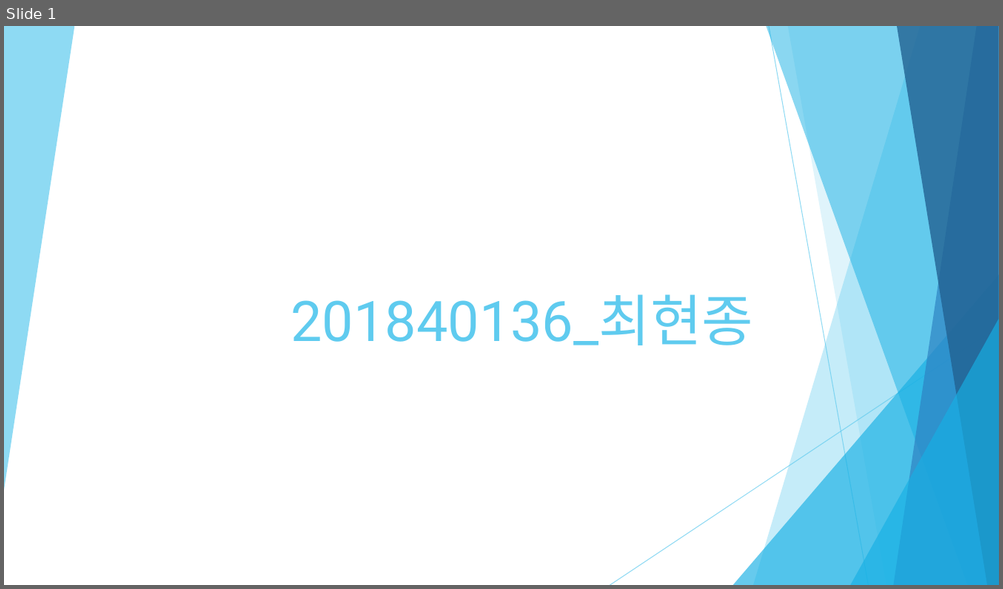
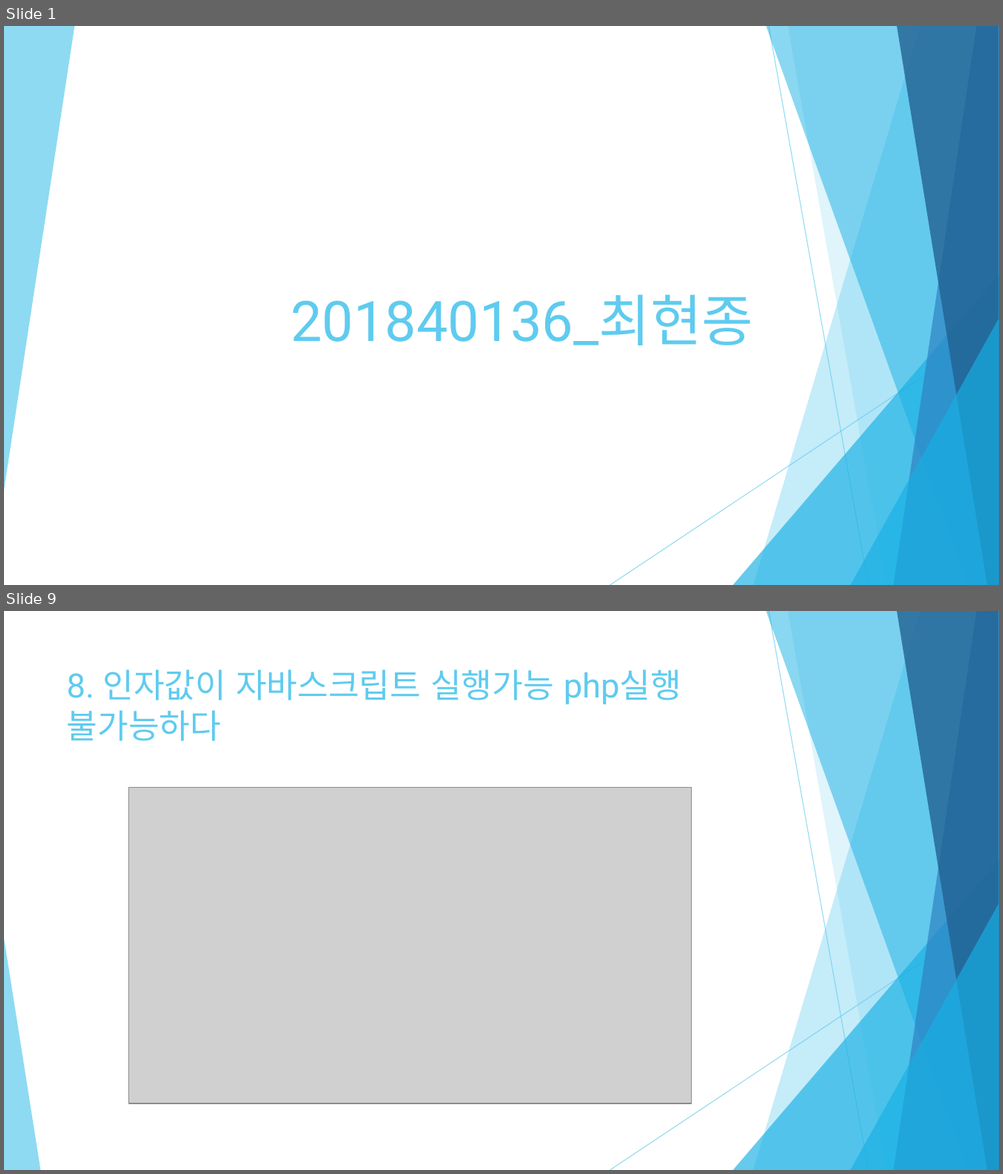
Before and after one commit to Meojong/php_201840136, a slide deck: 201840136_최현종_PHP_2주차.pptx. Shown one above the other, each under a label of ours: slide 1 before the commit, slides 1 and 9 after it; the slides between them are not shown. The pictures are 1003x589 and 1003x1174 pixels, drawn with LibreOffice and Linux fonts; fonts in the diff are those of the drawing; grey boxes stand for pictures. Boxes give left, top, right and bottom in pixels: in the first picture for what was removed or moved away, otherwise in the second. Text is boxed around its words. In the diff, an @@ line names an element or a change of style, - is before the commit and + after.

```diff
--- a/201840136_최현종_PHP_2주차.pptx
+++ b/201840136_최현종_PHP_2주차.pptx
@@ slide 9 added at (x1=4, y1=611, x2=999, y2=1170), background #FFFFFF; not listed: 9 template elements that a slide beside it also shows @@
@@ title added at (x1=67, y1=669, x2=681, y2=741), 32.4 pt, text #5FCBEF @@
+8. 인자값이 자바스크립트 실행가능 php실행 불가능하다
@@ picture added at (x1=128, y1=787, x2=691, y2=1103) @@
@@ triangle added at (x1=4, y1=939, x2=40, y2=1170), fill #5FCBEF at 70% opacity @@
```
Also in this commit, not shown: 6 slides changed, 5 other slides added, 9 slides removed.
